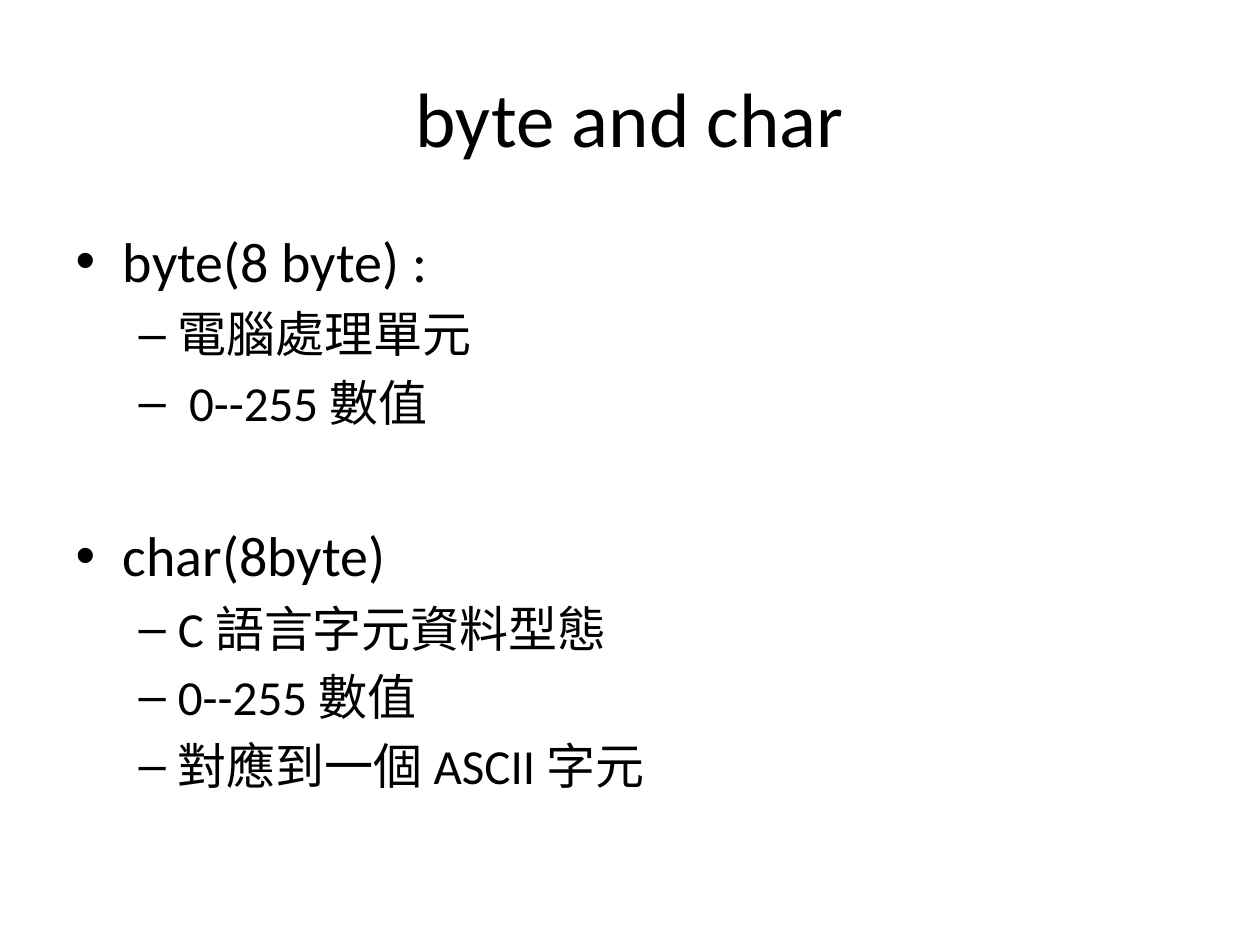
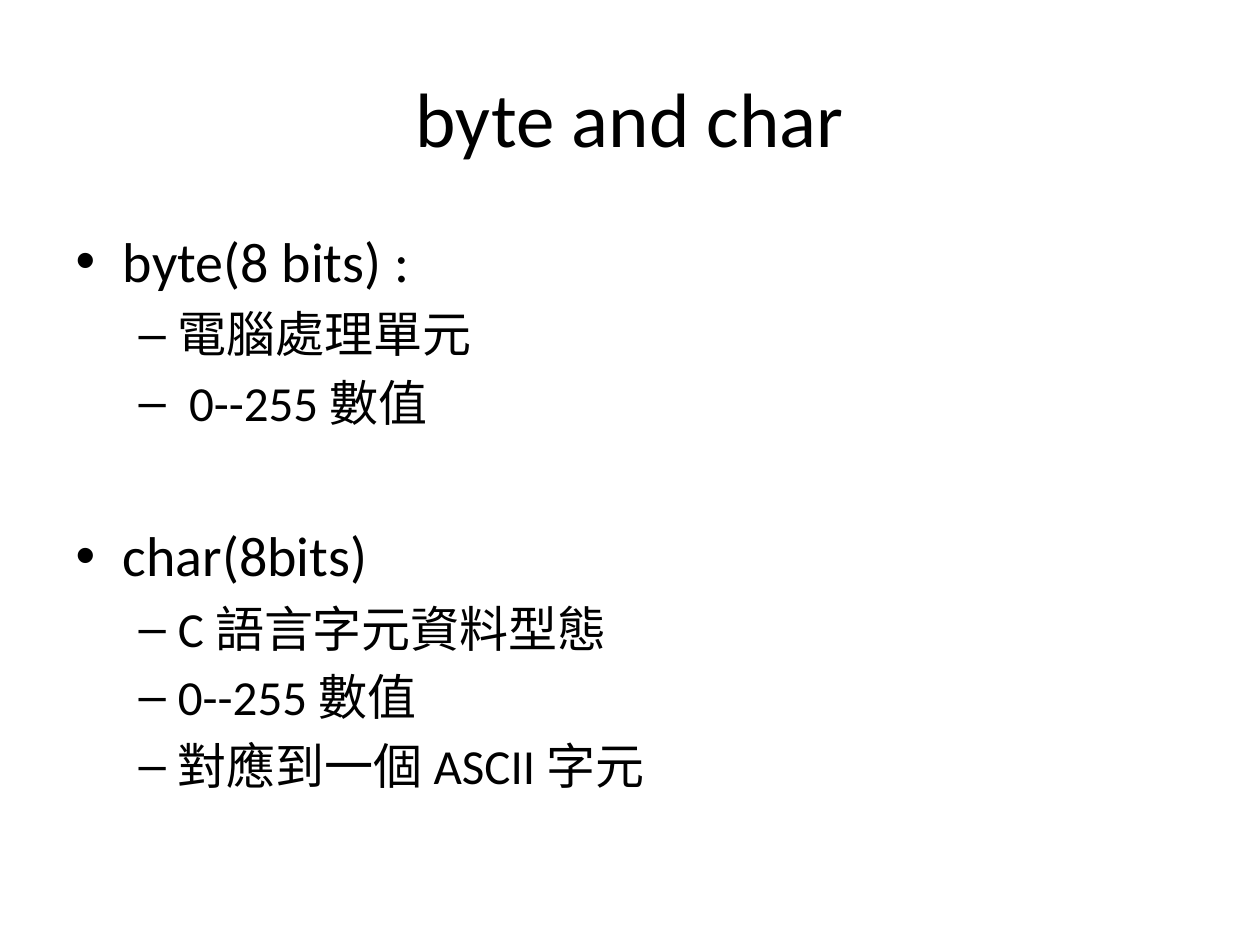
Before and after one commit to mos2718/MICexp, a slide deck: slide 5 of basicDataProcess/S1_BinaryAndTectData2.pptx. Drawn at 1260x945 pixels with LibreOffice and Linux fonts; fonts in the diff are those of the drawing. Boxes give left, top, right and bottom in pixels: in the first picture for what was removed or moved away, otherwise in the second. Text is boxed around its words. In the diff, an @@ line names an element or a change of style, - is before the commit and + after.

```diff
--- a/basicDataProcess/S1_BinaryAndTectData2.pptx
+++ b/basicDataProcess/S1_BinaryAndTectData2.pptx
@@ text at (x1=123, y1=241, x2=382, y2=291): text changed @@
-• byte(8 byte) :
+• byte(8 bits) :
@@ text at (x1=123, y1=535, x2=367, y2=584): text changed @@
-• char(8byte)
+• char(8bits)
```
